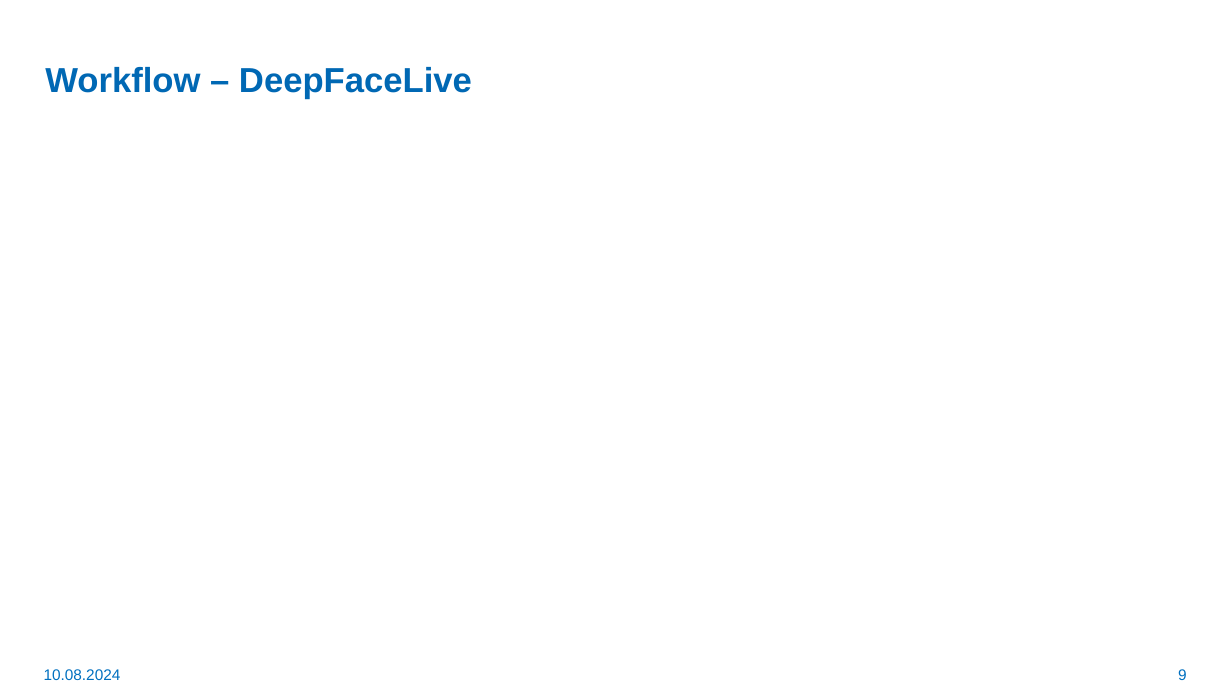
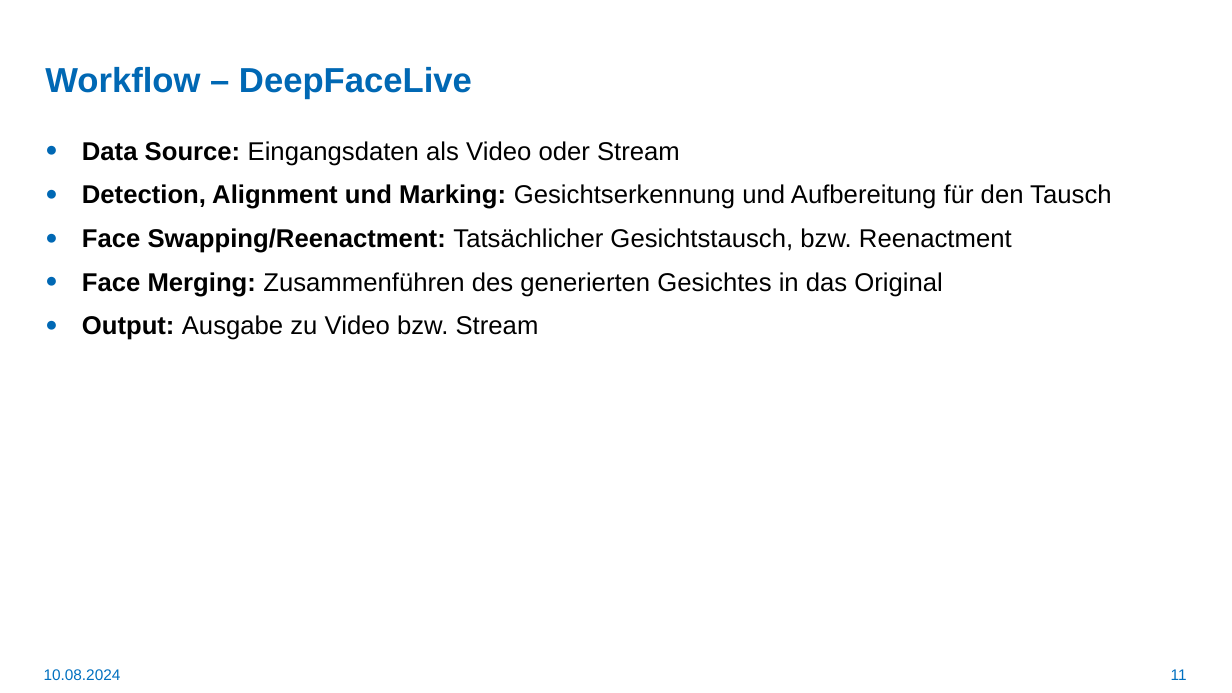
Before and after one commit to LetsDrinkSomeTea/ProjektArbeit, a slide deck: slide 11 of Praesentationen/Video-Deepfakes.pptx (slide 9 before the commit). Drawn at 1232x693 pixels with LibreOffice and Linux fonts; fonts in the diff are those of the drawing; background and template pictures are left out. Boxes give left, top, right and bottom in pixels: in the first picture for what was removed or moved away, otherwise in the second. Text is boxed around its words. In the diff, an @@ line names an element or a change of style, - is before the commit and + after.

Commit message:
Video PowerPoint Done

```diff
--- a/Praesentationen/Video-Deepfakes.pptx
+++ b/Praesentationen/Video-Deepfakes.pptx
@@ text added at box(82, 141, 1111, 340), 20 pt, text #000000 @@
+● Data Source: Eingangsdaten als Video oder Stream
+● Detection, Alignment und Marking: Gesichtserkennung und Aufbereitung für den Tausch
+● Face Swapping/Reenactment: Tatsächlicher Gesichtstausch, bzw. Reenactment
+● Face Merging: Zusammenführen des generierten Gesichtes in das Original
+● Output: Ausgabe zu Video bzw. Stream
@@ page number at box(1171, 669, 1187, 680): text changed @@
-9
+11
```
Also in this commit, not shown: 8 other slides changed, 2 slides added, 2 other files.
